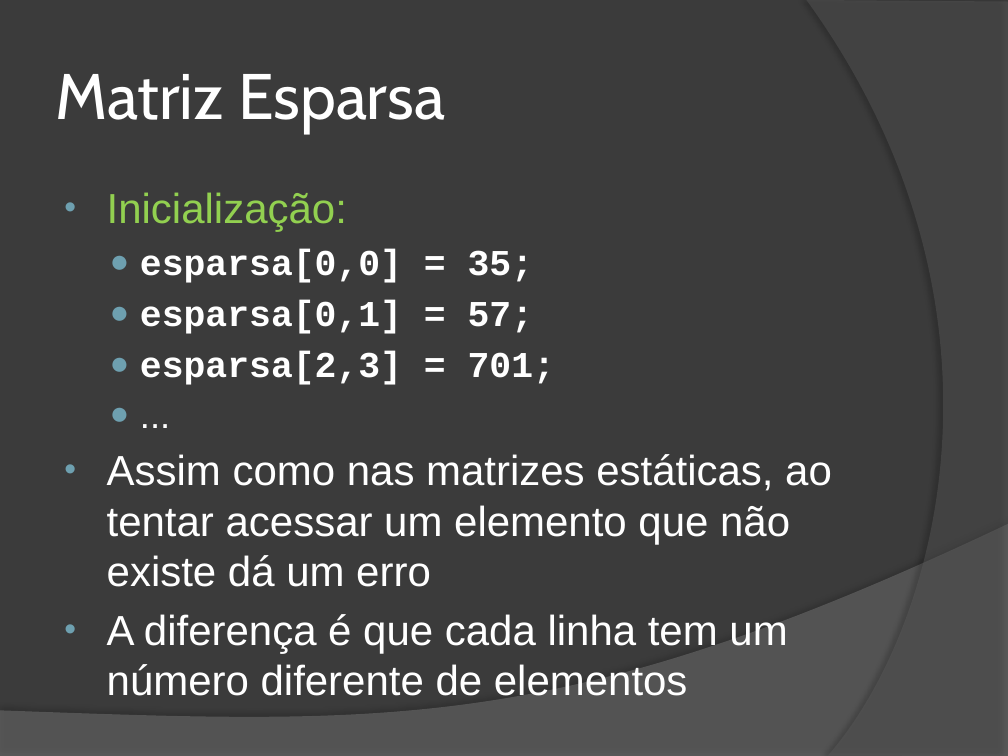
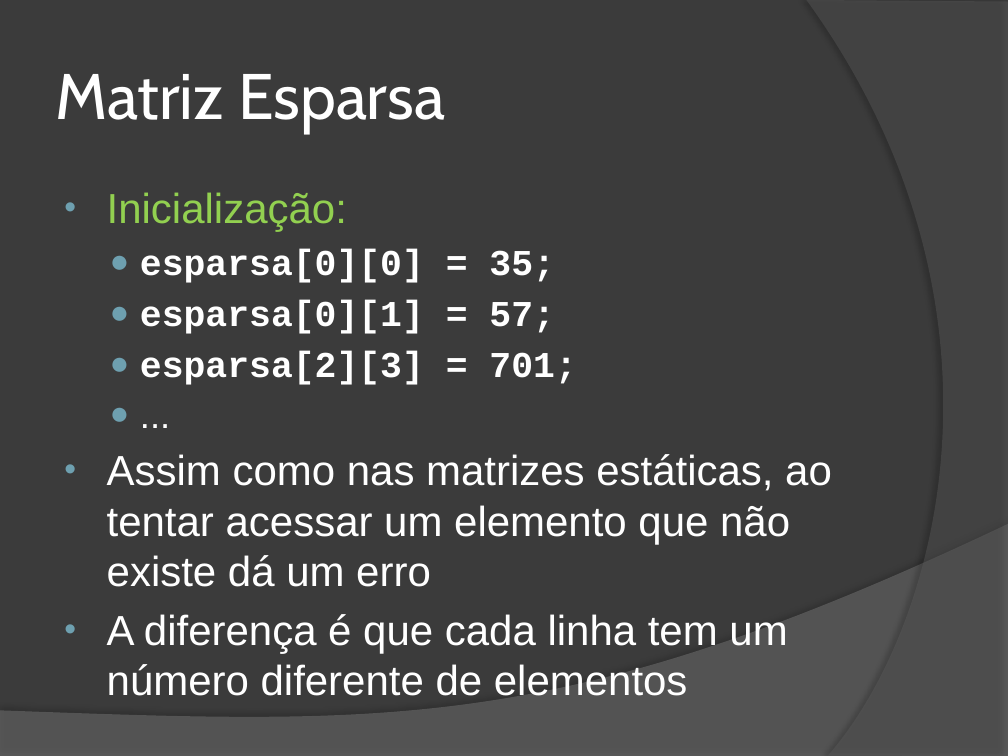
Before and after one commit to wind39/wind39.github.io, a slide deck: slide 13 of curso/modulo1capitulo6.pptx. Drawn at 1008x756 pixels with LibreOffice and Linux fonts; fonts in the diff are those of the drawing. Boxes give left, top, right and bottom in pixels: in the first picture for what was removed or moved away, otherwise in the second. Text is boxed around its words. In the diff, an @@ line names an element or a change of style, - is before the commit and + after.

```diff
--- a/curso/modulo1capitulo6.pptx
+++ b/curso/modulo1capitulo6.pptx
@@ text at box(140, 249, 576, 385): text changed @@
-  ● esparsa[0,0] = 35;
-  ● esparsa[0,1] = 57;
-  ● esparsa[2,3] = 701;
+  ● esparsa[0][0] = 35;
+  ● esparsa[0][1] = 57;
+  ● esparsa[2][3] = 701;
```
Also in this commit, not shown: 2 other slides changed, 2 other files.
